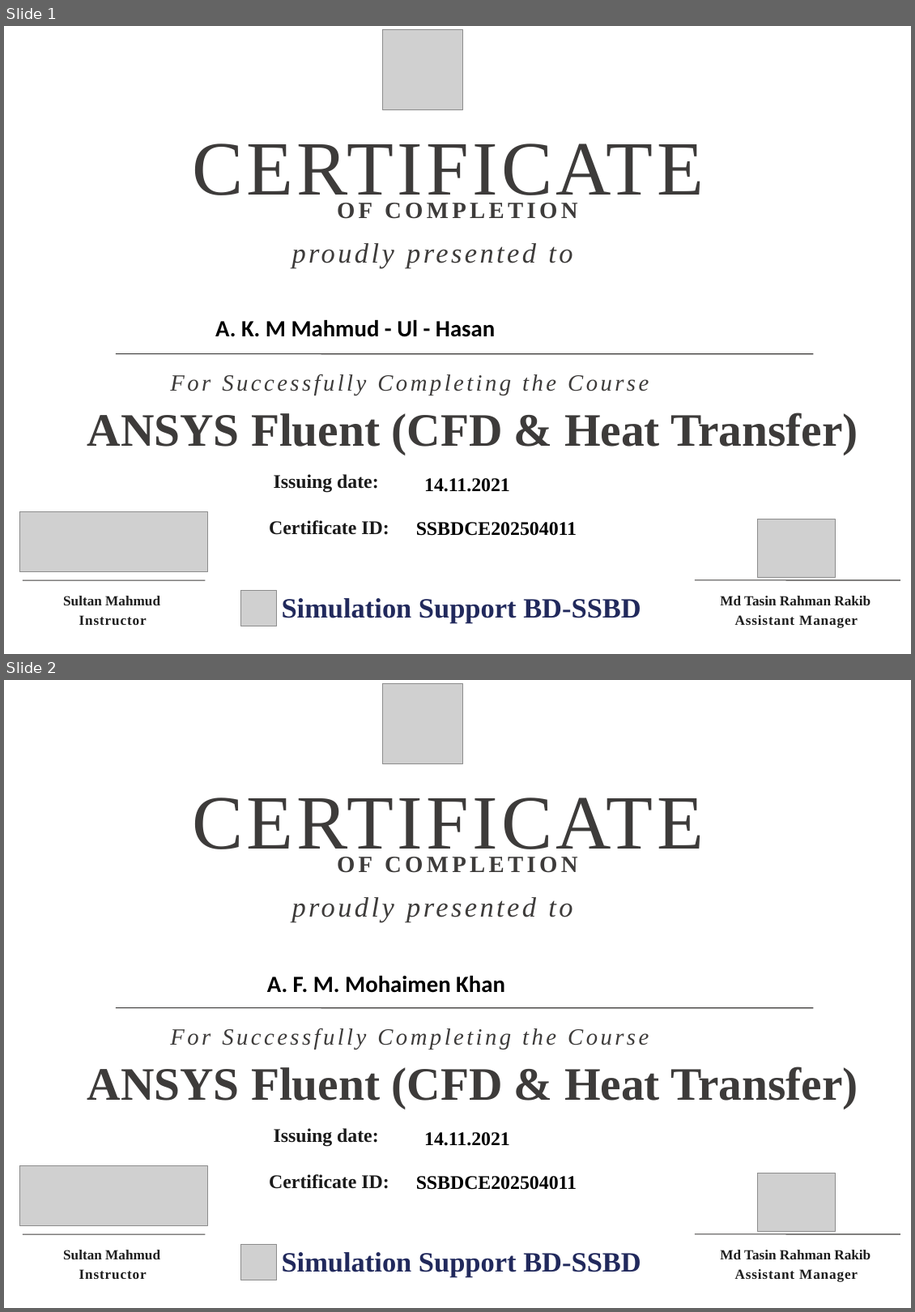
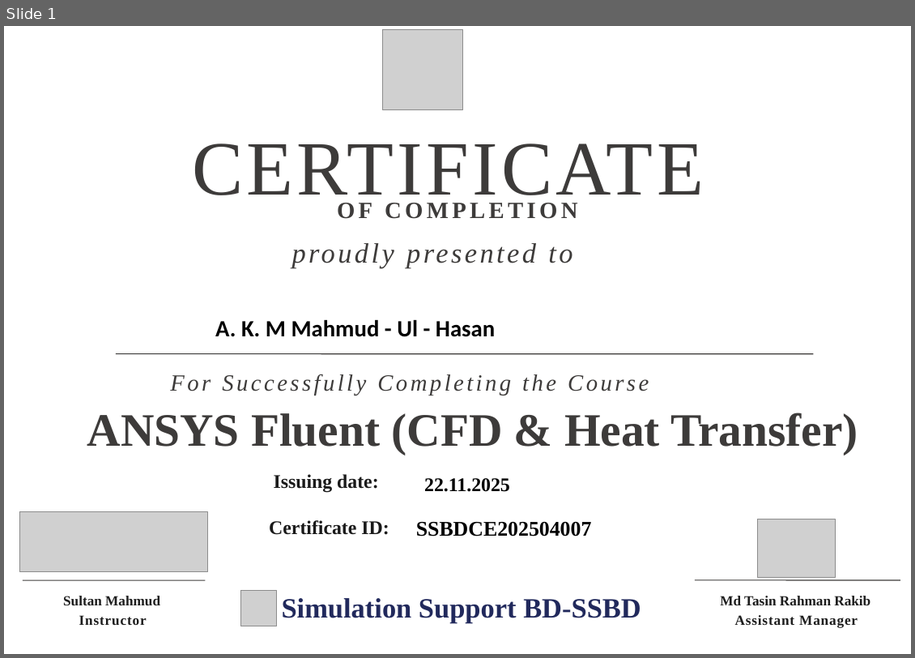
Before and after one commit to T-dot-prog/ssbd_website, a slide deck: pptx_src/Certificate.pptx. Shown one above the other, each under a label of ours: slides 1 and 2 before the commit, slide 1 after it. The pictures are 915x1312 and 915x658 pixels, drawn with LibreOffice and Linux fonts; fonts in the diff are those of the drawing; grey boxes stand for pictures; background and template pictures are left out. Boxes give left, top, right and bottom in pixels: in the first picture for what was removed or moved away, otherwise in the second. Text is boxed around its words. In the diff, an @@ line names an element or a change of style, - is before the commit and + after.

Commit message:
Changes certificate section

```diff
--- a/pptx_src/Certificate.pptx
+++ b/pptx_src/Certificate.pptx
@@ slide 2 removed at bbox=[4, 680, 911, 1308], background picture (left out) @@
@@ picture removed at bbox=[382, 684, 462, 763] @@
@@ text removed at bbox=[192, 797, 703, 863] @@
-CERTIFICATE
@@ text removed at bbox=[337, 857, 578, 873] @@
-OF COMPLETION
@@ text removed at bbox=[292, 897, 573, 921] @@
-proudly presented to
@@ text removed at bbox=[267, 976, 505, 993] @@
-A. F. M. Mohaimen Khan
@@ line removed from (116, 1008) to (814, 1008) @@
@@ text removed at bbox=[170, 1028, 649, 1049] @@
-For Successfully Completing the Course
@@ text removed at bbox=[87, 1066, 859, 1108] @@
-ANSYS Fluent (CFD & Heat Transfer)
@@ picture removed at bbox=[20, 1167, 208, 1226] @@
@@ group removed at bbox=[269, 1128, 620, 1190]: 3 texts, 1 rounded rectangle @@
-Issuing date:
-Certificate ID:
-14.11.2021
-SSBDCE202504011
@@ picture removed at bbox=[758, 1173, 836, 1231] @@
@@ line removed from (23, 1235) to (205, 1235) @@
@@ line removed from (695, 1235) to (901, 1235) @@
@@ text removed at bbox=[63, 1249, 160, 1259] @@
-Sultan Mahmud
@@ picture removed at bbox=[241, 1245, 277, 1280] @@
@@ text removed at bbox=[282, 1252, 641, 1277] @@
-Simulation Support BD-SSBD
@@ text removed at bbox=[720, 1249, 871, 1259] @@
-Md Tasin Rahman Rakib
@@ text removed at bbox=[79, 1269, 147, 1279] @@
-Instructor
@@ text removed at bbox=[735, 1269, 858, 1282] @@
-Assistant Manager
@@ slide 1 changed as well @@
@@ rounded rectangle "22.11.2025": place and size @@
-rounded rectangle "22.11.2025" at bbox=[424, 478, 510, 492]
+rounded rectangle "22.11.2025" at bbox=[394, 476, 542, 492]
@@ text in rounded rectangle at bbox=[424, 478, 510, 492]: text changed @@
-14.11.2021
+22.11.2025
@@ text in rounded rectangle at bbox=[416, 522, 592, 536]: text changed; size 16.5 to 18 pt @@
-SSBDCE202504011
+SSBDCE202504007
```
Also in this commit, not shown: 2 other files.
